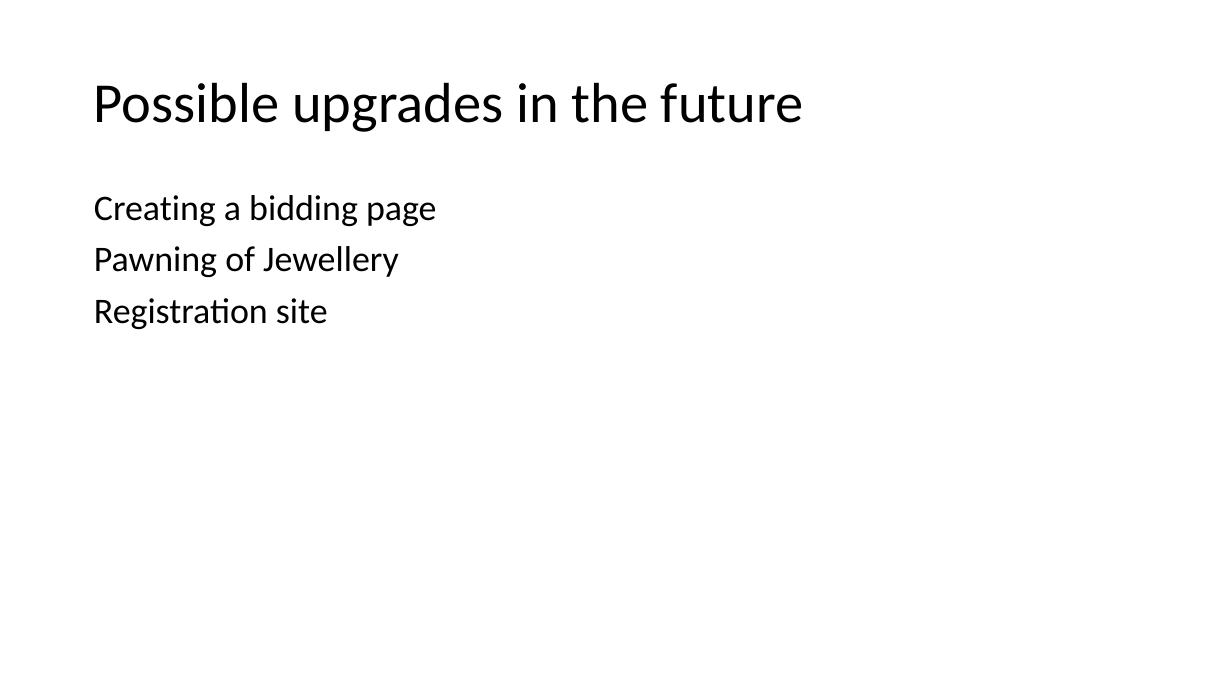
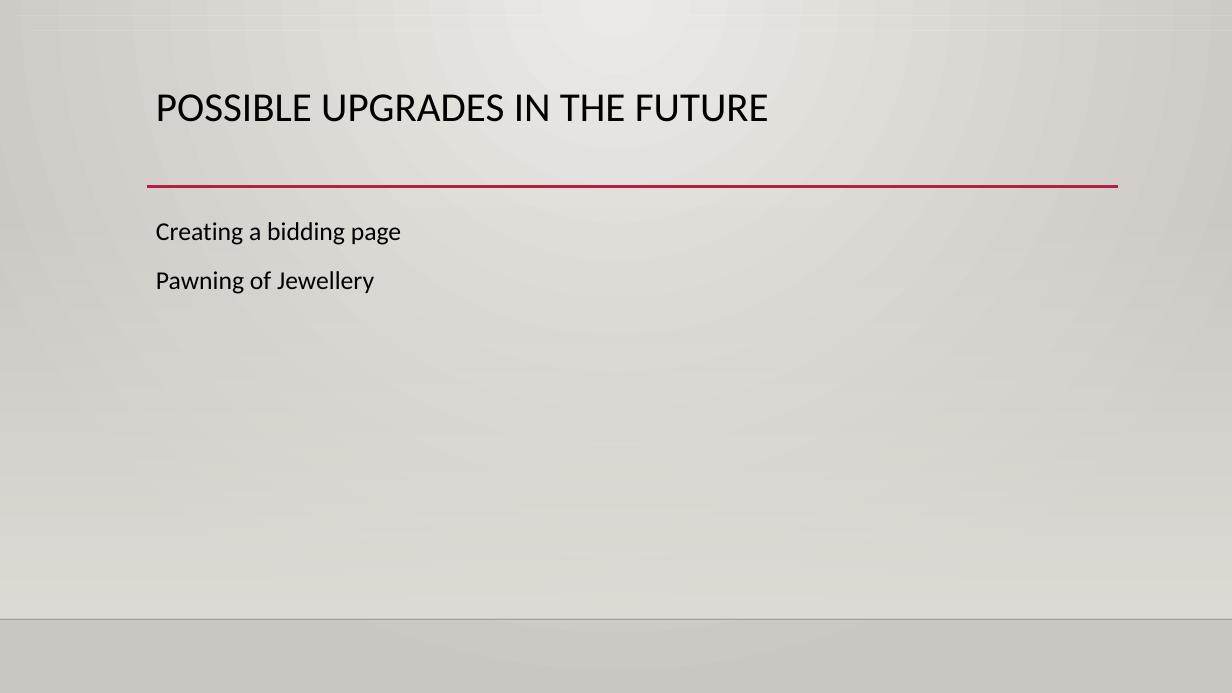
Before and after one commit to Luluemzi/Zaloghaz, a slide deck: slide 15 of Pawnshop_and_Jewelry_Store.pptx (slide 11 before the commit). Drawn at 1232x693 pixels with LibreOffice and Linux fonts; fonts in the diff are those of the drawing; background and template pictures are left out. Boxes give left, top, right and bottom in pixels: in the first picture for what was removed or moved away, otherwise in the second. Text is boxed around its words. In the diff, an @@ line names an element or a change of style, - is before the commit and + after.

```diff
--- a/Pawnshop_and_Jewelry_Store.pptx
+++ b/Pawnshop_and_Jewelry_Store.pptx
@@ background #FFFFFF to gradient #ECEAE7 to #CAC7C1 @@
@@ title "POSSIBLE UPGRADES IN THE FUTURE" at [156,94,769,122]: vertical alignment middle to top @@
@@ title at [156,94,769,122]: text changed; size 44 to 32 pt @@
-Possible upgrades in the future
+POSSIBLE UPGRADES IN THE FUTURE
@@ rectangle added at [0,204,1232,619], fill gradient #DFDBD5 @@
@@ text "Creating a bidding page": place and size @@
-text "Creating a bidding page" at [94,195,437,329]
+text "Creating a bidding page" at [156,222,401,294]
@@ text "Creating a bidding page" at [156,222,401,294]: size 28 to 20 pt; line spacing 0.9 to 1.2 @@
@@ line added from (147, 187) to (1118, 187), #B71E42 2.5 pt @@
@@ text at [94,298,328,329]: paragraph removed @@
-Registration site
@@ line added from (0, 619) to (1232, 619), #000001 1 pt @@
```
Also in this commit, not shown: 10 other slides changed, 6 slides added, 2 slides removed, 1 other file.
